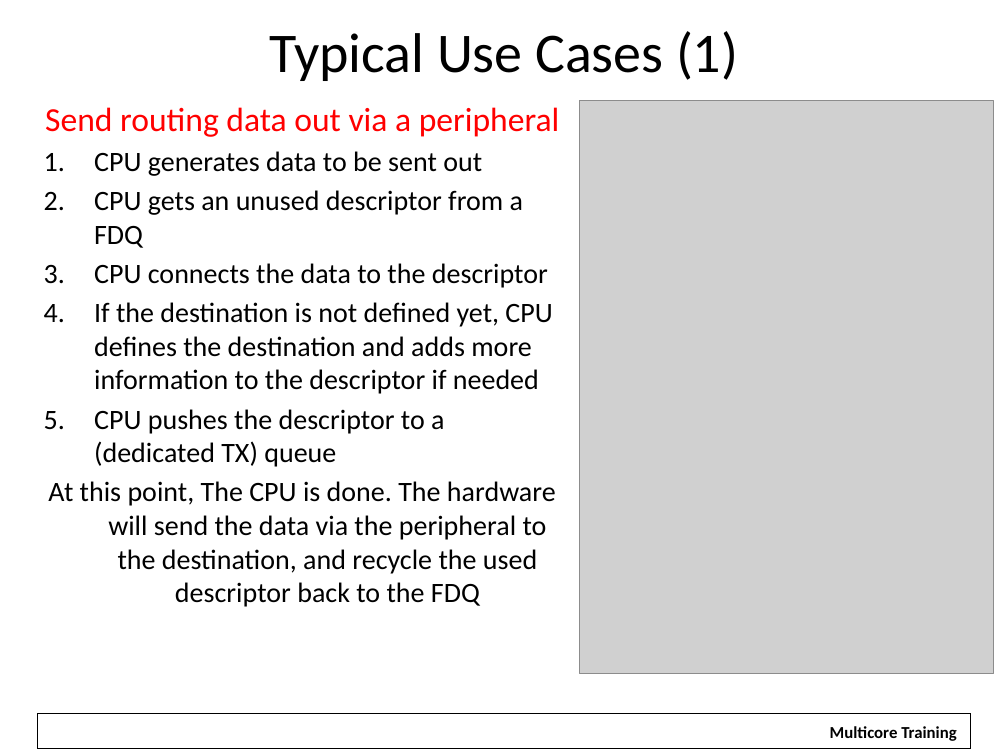
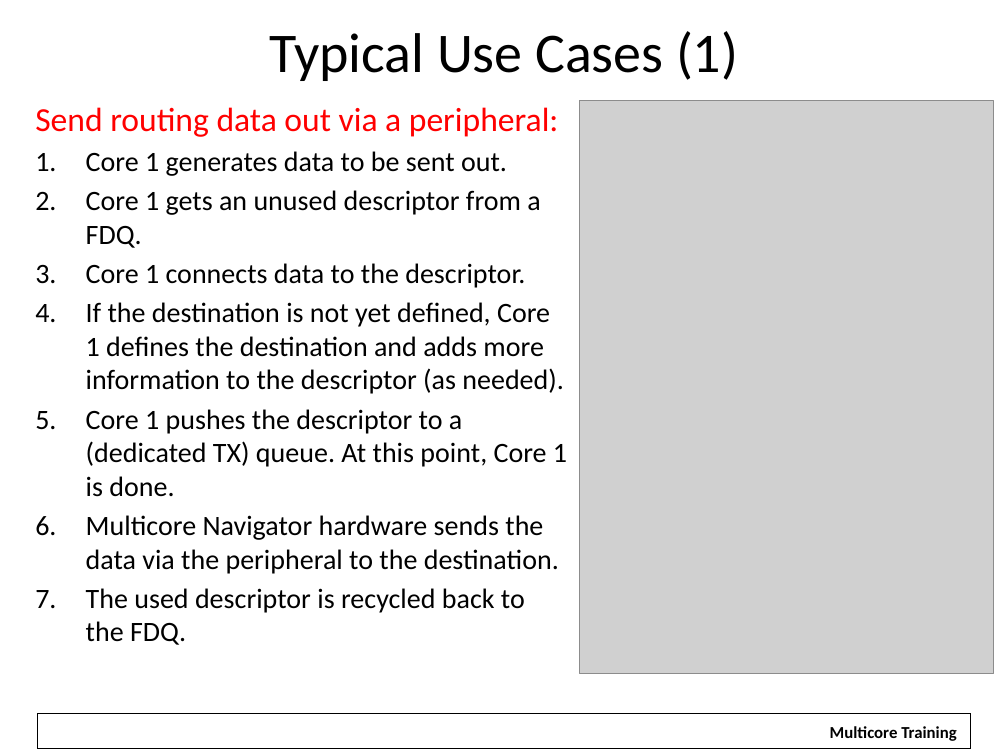
Before and after one commit to hari1989/keystone-workshop, a slide deck: slide 7 of slides/KeyStone Multicore Navigator.pptx (slide 6 before the commit). Drawn at 1008x756 pixels with LibreOffice and Linux fonts; fonts in the diff are those of the drawing; grey boxes stand for pictures; background and template pictures are left out. Boxes give left, top, right and bottom in pixels: in the first picture for what was removed or moved away, otherwise in the second. Text is boxed around its words. In the diff, an @@ line names an element or a change of style, - is before the commit and + after.

```diff
--- a/slides/KeyStone Multicore Navigator.pptx
+++ b/slides/KeyStone Multicore Navigator.pptx
@@ text at [35, 107, 567, 645]: text changed @@
-Send routing data out via a peripheral
-1. CPU generates data to be sent out
-2. CPU gets an unused descriptor from a FDQ
-3. CPU connects the data to the descriptor
-4. If the destination is not defined yet, CPU defines the destination and adds more information to the descriptor if needed
-5. CPU pushes the descriptor to a (dedicated TX) queue
-At this point, The CPU is done. The hardware will send the data via the peripheral to the destination, and recycle the used descriptor back to the FDQ
+Send routing data out via a peripheral:
+1. Core 1 generates data to be sent out.
+2. Core 1 gets an unused descriptor from a FDQ.
+3. Core 1 connects data to the descriptor.
+4. If the destination is not yet defined, Core 1 defines the destination and adds more information to the descriptor (as needed).
+5. Core 1 pushes the descriptor to a (dedicated TX) queue. At this point, Core 1 is done.
+6. Multicore Navigator hardware sends the data via the peripheral to the destination.
+7. The used descriptor is recycled back to the FDQ.
```
Also in this commit, not shown: 46 other slides changed, 1 slide added, 2 other files.
